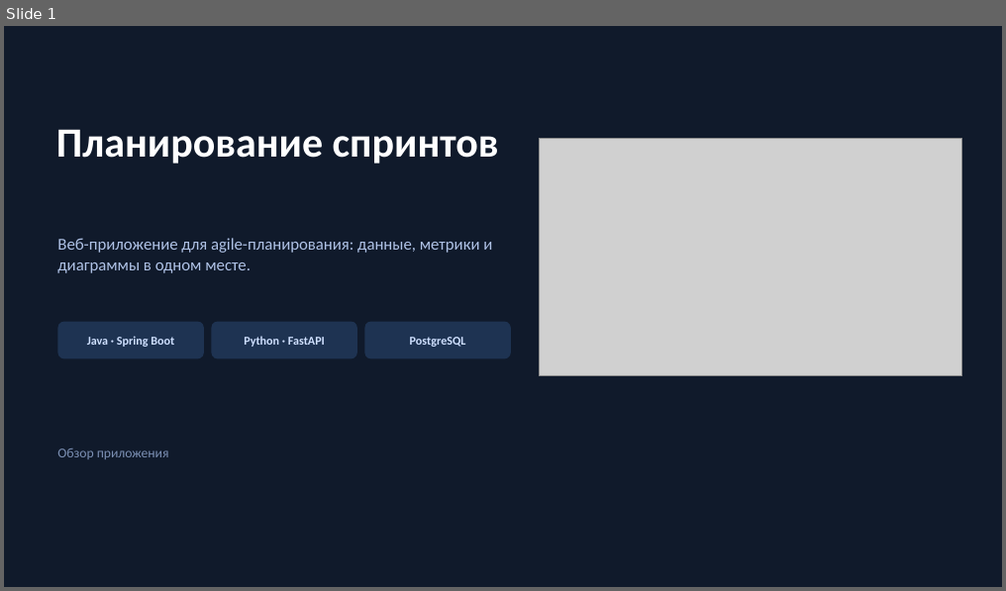
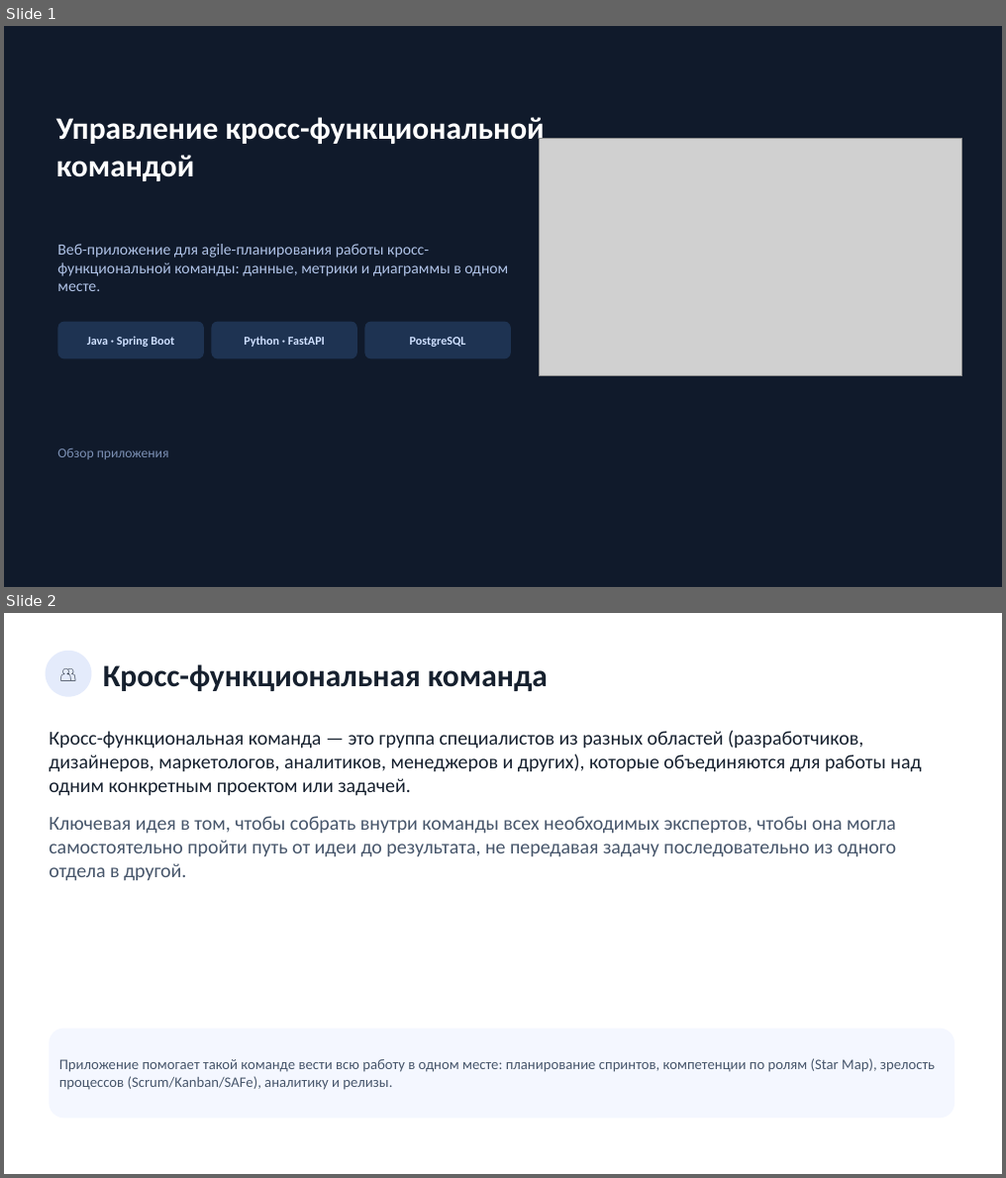
Before and after one commit to neoandrey1985/Planirovanie, a slide deck: frontend/docs/Презентация_приложения.pptx. Shown one above the other, each under a label of ours: slide 1 before the commit, slides 1 and 2 after it. The pictures are 1006x591 and 1006x1178 pixels, drawn with LibreOffice and Linux fonts; fonts in the diff are those of the drawing; grey boxes stand for pictures. Boxes give left, top, right and bottom in pixels: in the first picture for what was removed or moved away, otherwise in the second. Text is boxed around its words. In the diff, an @@ line names an element or a change of style, - is before the commit and + after.

```diff
--- a/frontend/docs/Презентация_приложения.pptx
+++ b/frontend/docs/Презентация_приложения.pptx
@@ slide 2 added at (4, 613, 1002, 1174), background #FFFFFF @@
@@ ellipse added at (46, 651, 91, 697), fill #E4EBFB, 18 pt, text #16202E @@
+👥
@@ text added at (103, 664, 548, 691), 30 pt, text #16202E, bold @@
+Кросс-функциональная команда
@@ text added at (49, 730, 921, 881), 19 pt, text #16202E @@
+Кросс-функциональная команда — это группа специалистов из разных областей (разработчиков, дизайнеров, маркетологов, аналитиков, менеджеров и других), которые объединяются для работы над одним конкретным проектом или задачей.
+Ключевая идея в том, чтобы собрать внутри команды всех необходимых экспертов, чтобы она могла самостоятельно пройти путь от идеи до результата, не передавая задачу последовательно из одного отдела в другой.
@@ rounded rectangle added at (49, 1029, 954, 1118), fill #F4F7FF, 14 pt, text #47566B @@
+Приложение помогает такой команде вести всю работу в одном месте: планирование спринтов, компетенции по ролям (Star Map), зрелость процессов (Scrum/Kanban/SAFe), аналитику и релизы.
@@ slide 1 changed as well @@
@@ text at (56, 117, 545, 181): text changed; size 40 to 30 pt @@
-Планирование спринтов
+Управление кросс-функциональной командой
@@ text at (57, 244, 508, 291): text changed; size 16 to 15 pt @@
-Веб-приложение для agile-планирования: данные, метрики и диаграммы в одном месте.
+Веб-приложение для agile-планирования работы кросс-функциональной команды: данные, метрики и диаграммы в одном месте.
```
Also in this commit, not shown: 16 other files.
